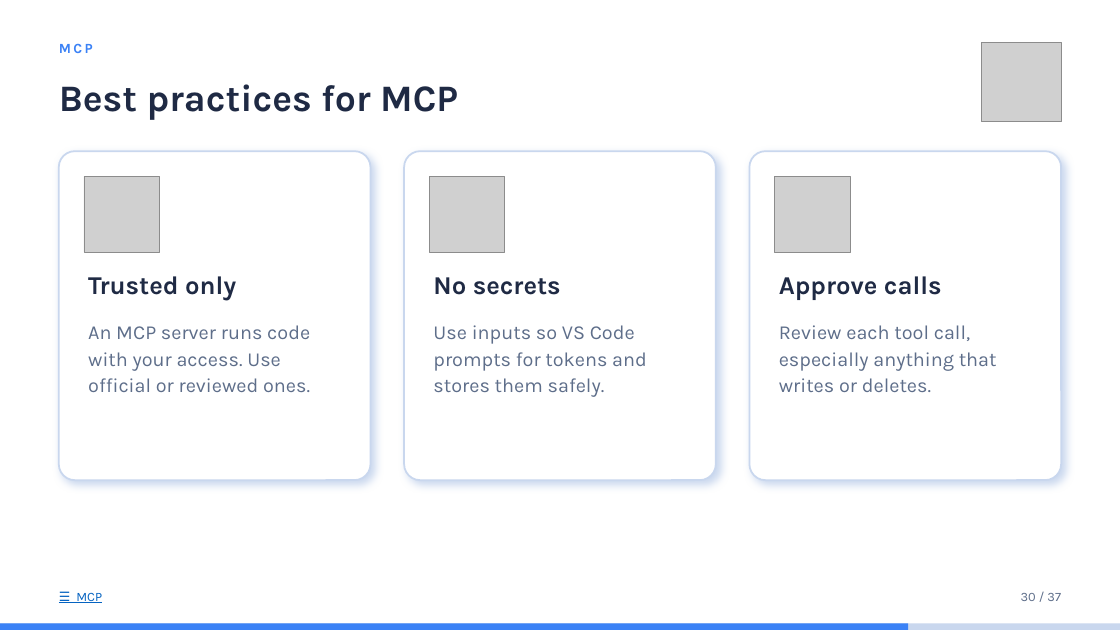
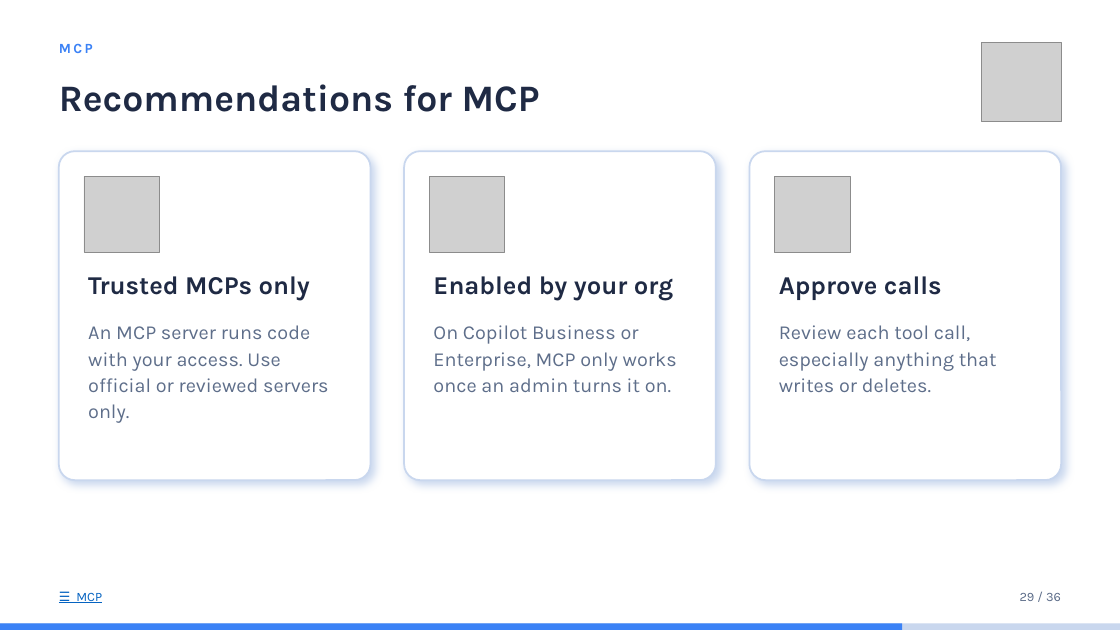
Before and after one commit to idoudist/ai-toolbox-presentation, a slide deck: slide 26 of hello-skills.pptx (slide 29 before the commit). Drawn at 1120x630 pixels with LibreOffice and Linux fonts; fonts in the diff are those of the drawing; grey boxes stand for pictures. Boxes give left, top, right and bottom in pixels: in the first picture for what was removed or moved away, otherwise in the second. Text is boxed around its words. In the diff, an @@ line names an element or a change of style, - is before the commit and + after.

```diff
--- a/hello-skills.pptx
+++ b/hello-skills.pptx
@@ text at bbox=[59, 84, 540, 112]: text changed @@
-Best practices for MCP
+Recommendations for MCP
@@ text at bbox=[88, 276, 310, 300]: text changed @@
-Trusted only
+Trusted MCPs only
@@ text at bbox=[433, 276, 673, 300]: text changed @@
-No secrets
+Enabled by your org
@@ text at bbox=[88, 325, 329, 423]: text changed @@
-An MCP server runs code with your access. Use official or reviewed ones.
+An MCP server runs code with your access. Use official or reviewed servers only.
@@ text at bbox=[433, 325, 677, 392]: text changed @@
-Use inputs so VS Code prompts for tokens and stores them safely.
+On Copilot Business or Enterprise, MCP only works once an admin turns it on.
@@ text at bbox=[1020, 593, 1061, 601]: text changed @@
-30 / 37
+29 / 36
@@ rectangle: place and size @@
-rectangle at bbox=[0, 623, 908, 630]
+rectangle at bbox=[0, 623, 902, 630]
```
Also in this commit, not shown: 28 other slides changed, 3 slides removed.
